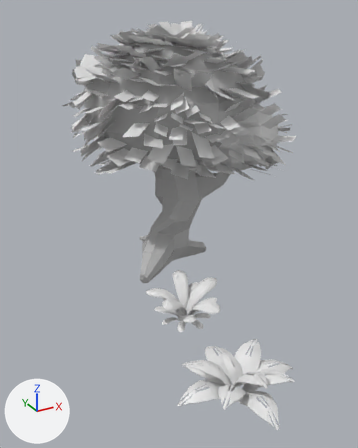
The FBX model Assets/Environments/Garden/Flora.fbx as it was, and as the next commit left it.
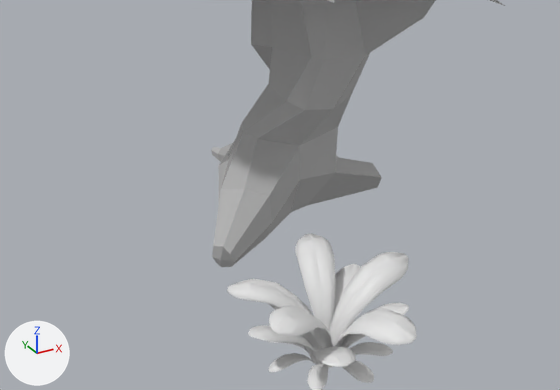
Old and new are each drawn whole from a 50 mm camera at (-6.49, -7.92, 4.65) aimed at (-2.62, -0.89, 1.13) and again close up on the part from 16% to 77% of the width and 40% to 74% of the height. Every picture has the same lights, and +X, +Y and +Z are marked at lower left. Where no turn or scale is listed for an object, it has been applied to the vertices.

The first close-up shows 'BigPlant', 'TreeMesh'.
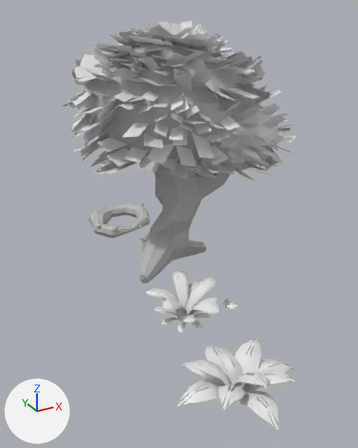
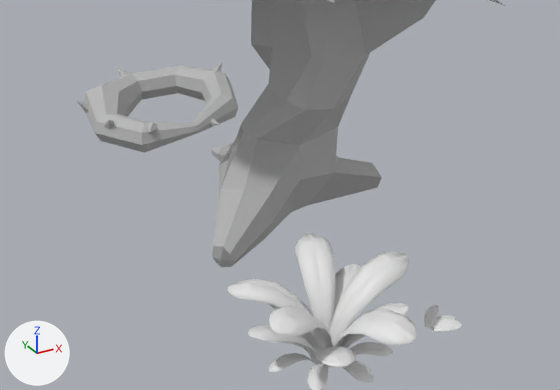
Patch to the scene script:
```diff
--- a/Assets/Environments/Garden/Flora.fbx.py
+++ b/Assets/Environments/Garden/Flora.fbx.py
@@ mat_lambert1_002 @@
+mat_lambert1_002 = principled_material('lambert1.002')
+mat_lambert1_002.base_color = (0.5, 0.5, 0.5)  # grey #bcbcbc
+mat_lambert1_002.roughness = 0.553
@@ me_mesh_005 @@
+me_mesh_005.from_pydata(...)  # 64 vertices, 52 faces; spans x -0.751..0.06, y -0.65..0.747, z -0.23..0.23
+me_mesh_005.materials.append(mat_lambert1_002)  # grey #bcbcbc
@@ me_mesh_004 @@
+me_mesh_004.from_pydata(...)  # 123 vertices, 96 faces; spans x -0.017..0.194, y -0.13..0.159, z -0.015..0.067
@@ me_mesh_006 @@
+me_mesh_006.from_pydata(...)  # 64 vertices, 52 faces; spans x -0.102..0.743, y -0.666..0.72, z -0.182..0.182
+me_mesh_006.materials.append(mat_lambert1_002)  # grey #bcbcbc
@@ ob_tentacle02 @@
+ob_tentacle02 = bpy.data.objects.new('Tentacle02', me_mesh_005)
+ob_tentacle02.location = (-2.404, 2.399, -0.116)
@@ ob_grassprop @@
+ob_grassprop = bpy.data.objects.new('GrassProp', me_mesh_004)
+ob_grassprop.location = (-2.34, -2.032, -0.033)
@@ ob_tentacle01 @@
+ob_tentacle01 = bpy.data.objects.new('Tentacle01', me_mesh_006)
+ob_tentacle01.location = (-2.402, 2.399, -0.03)
```

Pixel boxes (x1, y1, x2, y2) of what changed, in the close-ups (560 x 390 px):
'Tentacle02', added: after (77, 67, 198, 153)
'Tentacle01', added: after (132, 63, 238, 133)
'GrassProp', added: after (424, 305, 462, 332)
